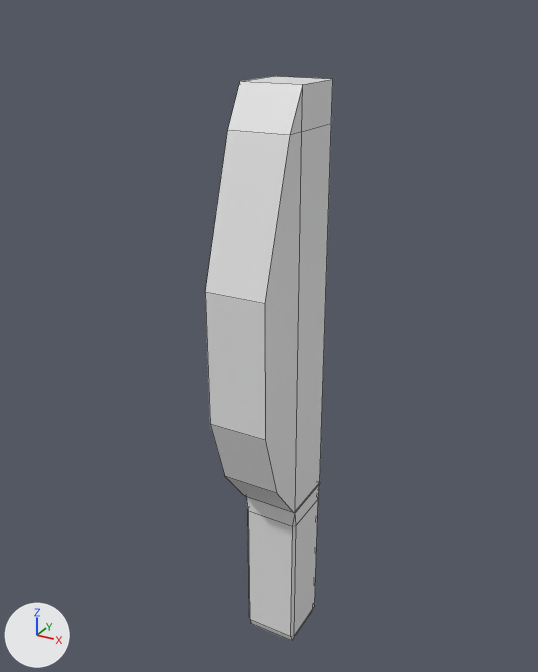
What one commit did to the Blender file FG23GD_Intro/Assets/BlenderAssets/Knife.blend.
Camera for both pictures: a 50 mm lens placed at (13.1, -25.1, 23.8), pointed at (-0.4, -0.6, 11.5). Arrows for +X, +Y and +Z are at lower left; the lights stay in place. Mesh edges are drawn as thin lines.

The older version as bpy lines, for what is in view:
```python
me_cube = bpy.data.meshes.new('Cube')
me_cube.from_pydata(...)  # 50 vertices, 48 faces; spans x -1.0..1.0, y -3.16..1.0, z -1.0..5.6
me_cube.materials.append(mat_material)  # white #e7e7e7
ob_cube = bpy.data.objects.new('Cube', me_cube)
ob_cube.location = (0.0, 0.0, 0.0)
ob_cube.scale = (1.24, 1.24, 3.83)
```
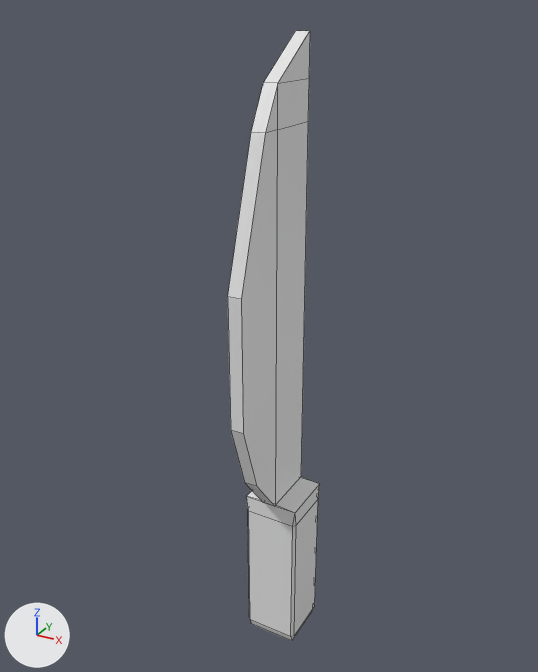
Where the change shows, as pixel boxes [x1, y1, x2, y2] in the pictures (538 x 672 px):
'Cube', reshaped (28% narrower, 8% taller)
    before: [205, 76, 333, 641]
    after: [228, 30, 320, 641]
part 1 of me_cube, built on
    before: [205, 76, 333, 513]
    after: [228, 30, 319, 513]

The edits, one by one:
me_cube is used by ob_cube; location (0.0, 0.0, 0.0); scale (1.24, 1.24, 3.83).
me_cube had 50 vertices, 48 faces and spanned x -1.0..1.0, y -3.16..1.0, z -1.0..5.6.
me_cube now has 56 vertices, 53 faces and spans x -1.0..1.0, y -3.16..1.0, z -1.0..6.03.
Part 1, on me_cube:
1 face is deleted.
13 vertices in x 1.0, y -3.16..1.0, z 1.0..5.6 move by (-0.77, 0.0, 0.0).
13 vertices in x -1.0, y -3.16..1.0, z 1.0..5.6 move by (0.77, 0.0, 0.0).
6 vertices are added at (-0.23, 1.0, 6.03), (-0.23, -1.0, 5.6), (-0.23, 0.95, 6.03), (0.23, 1.0, 6.03), (0.23, 0.95, 6.03), (0.23, -1.0, 5.6).
6 new faces join them.
